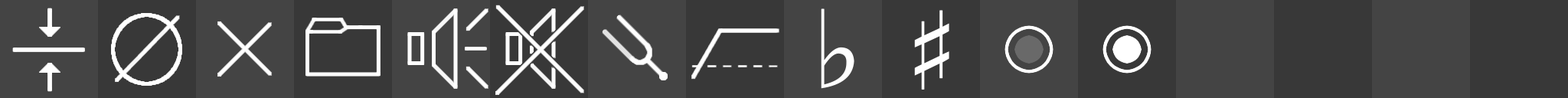
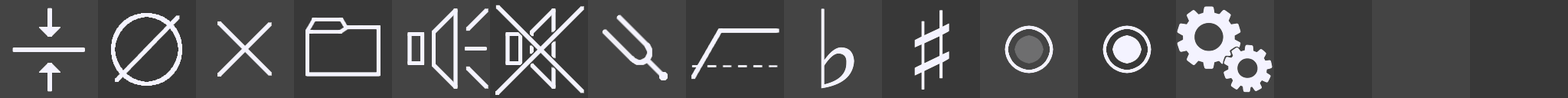
Revision of a layered 1568px x 98px image; what changed, layer by layer:
painted on "icons-new" over 12, 4, 1273, 95